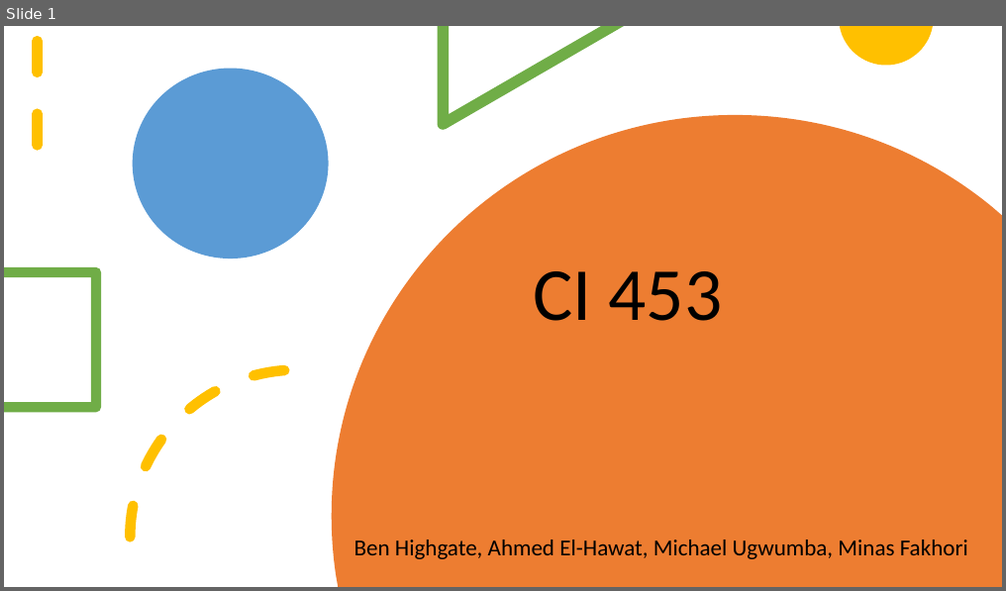
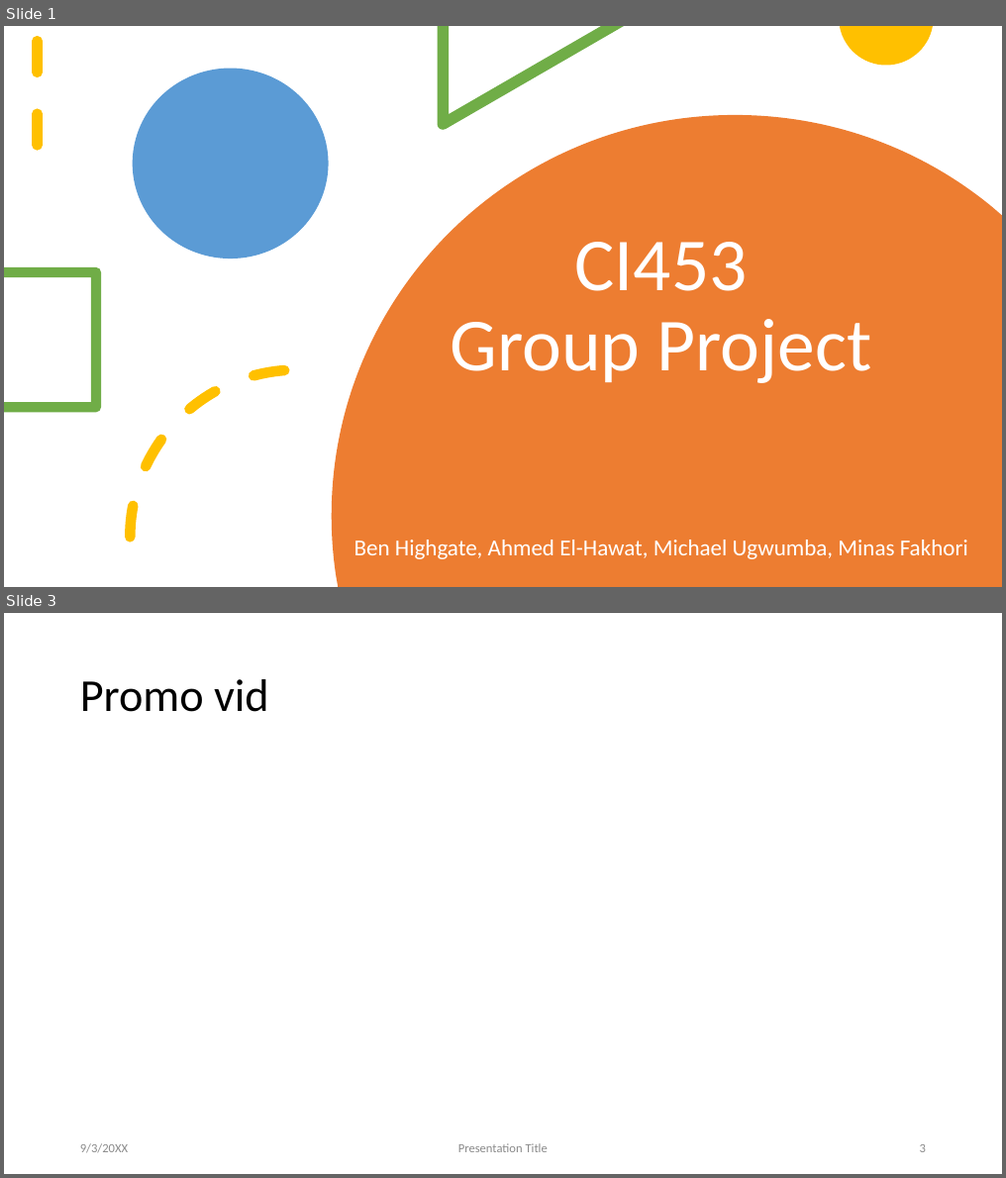
Before and after one commit to MinasFakhori/First-year-group-project, a slide deck: Presentation/pres.pptx. Shown one above the other, each under a label of ours: slide 1 before the commit, slides 1 and 3 after it; the slides between them are not shown. The pictures are 1006x591 and 1006x1178 pixels, drawn with LibreOffice and Linux fonts; fonts in the diff are those of the drawing. Boxes give left, top, right and bottom in pixels: in the first picture for what was removed or moved away, otherwise in the second. Text is boxed around its words. In the diff, an @@ line names an element or a change of style, - is before the commit and + after.

```diff
--- a/Presentation/pres.pptx
+++ b/Presentation/pres.pptx
@@ slide 3 added at box(4, 613, 1002, 1174), background #FFFFFF @@
@@ title added at box(80, 679, 269, 712), 44 pt, text #000000 @@
+Promo vid
@@ text added at box(80, 1144, 128, 1154), 12 pt, text #8C8C8C @@
+9/3/20XX
@@ text added at box(458, 1144, 548, 1153), 12 pt, text #8C8C8C @@
+Presentation Title
@@ page number added at box(920, 1145, 926, 1153), 12 pt, text #8C8C8C @@
+3
@@ slide 1 changed as well @@
@@ title at box(450, 242, 872, 383): text changed; text colour #000000 to #FFFFFF @@
-CI 453
+CI453
+Group Project
@@ subtitle "Ben Highgate, Ahmed El-Hawat, Michael ..." at box(354, 540, 968, 560): text colour #000000 to #FFFFFF @@
```
Also in this commit, not shown: 6 other slides changed, 3 other slides added, 2 slides removed.
